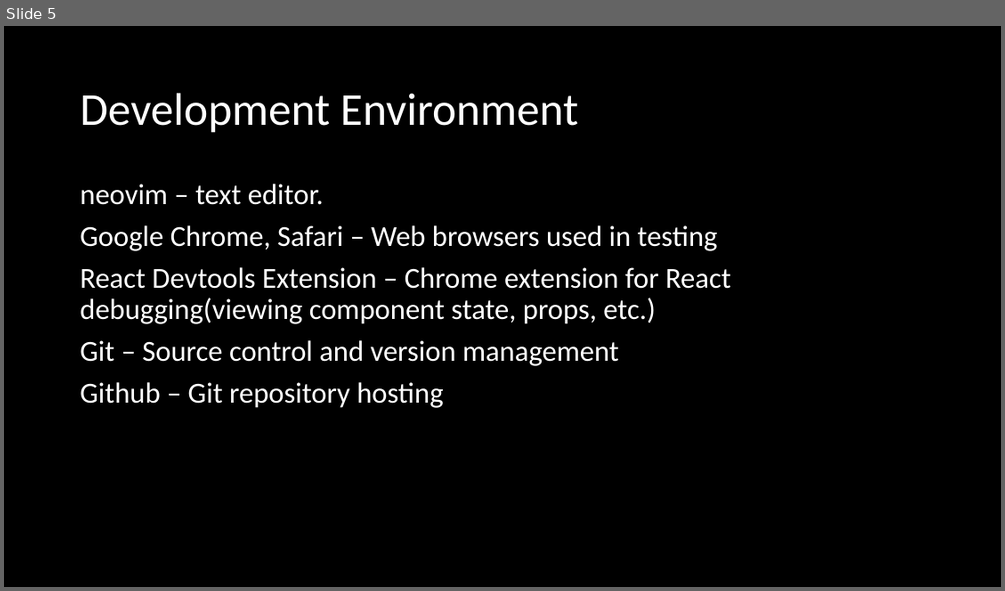
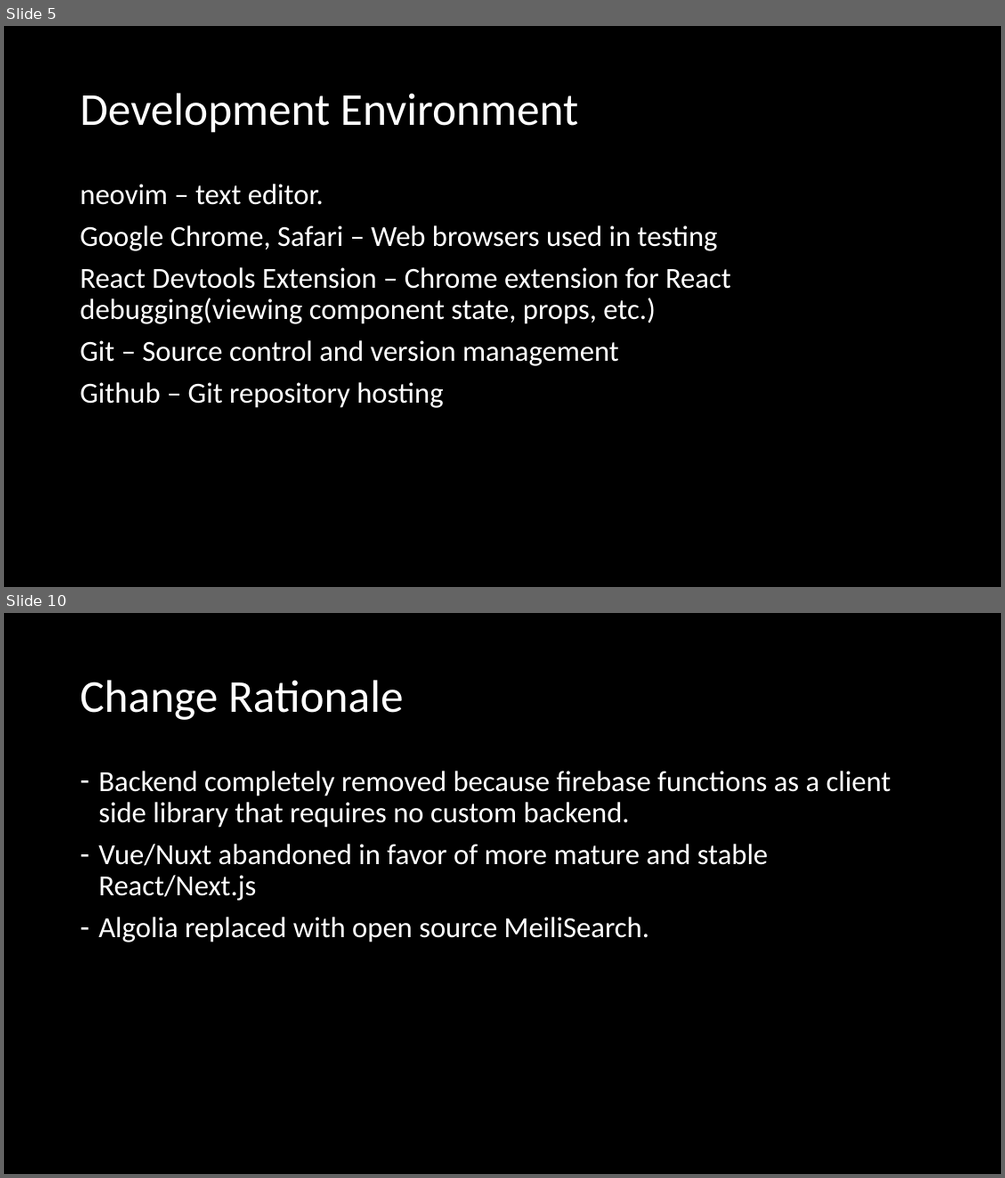
Before and after one commit to Skyward176/UnnamedFitnessApp, a slide deck: Documentation/Presentations/Final Presentation.pptx. Shown one above the other, each under a label of ours: slide 5 before the commit, slides 5 and 10 after it; the slides between them are not shown. The pictures are 1005x591 and 1005x1178 pixels, drawn with LibreOffice and Linux fonts; fonts in the diff are those of the drawing. Boxes give left, top, right and bottom in pixels: in the first picture for what was removed or moved away, otherwise in the second. Text is boxed around its words. In the diff, an @@ line names an element or a change of style, - is before the commit and + after.

```diff
--- a/Documentation/Presentations/Final Presentation.pptx
+++ b/Documentation/Presentations/Final Presentation.pptx
@@ slide 10 added at [4, 613, 1001, 1174], background #000000 @@
@@ title added at [80, 680, 403, 720], 44 pt, text #FFFFFF @@
+Change Rationale
@@ text added at [98, 771, 891, 942], 28 pt, text #FFFFFF @@
+– Backend completely removed because firebase functions as a client side library that requires no custom backend.
+– Vue/Nuxt abandoned in favor of more mature and stable React/Next.js
+– Algolia replaced with open source MeiliSearch.
```
Also in this commit, not shown: 4 slides changed, 15 other slides added, 1 slide removed, 3 other files.
